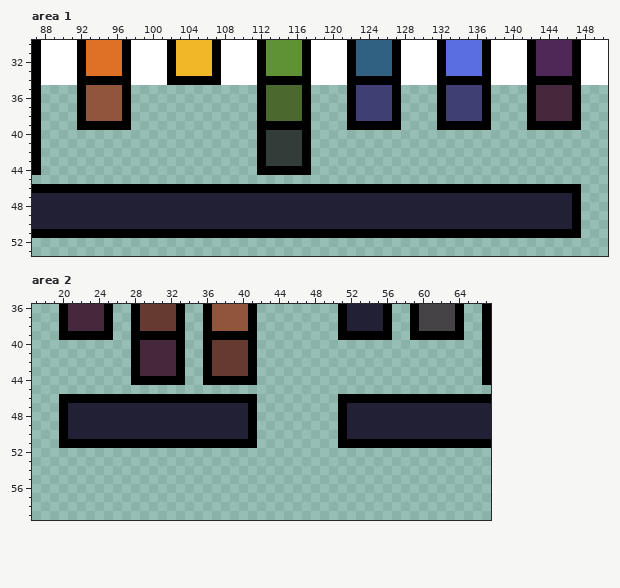
One commit to this pixel-art file: OBJECT TEMPLATE WEEK/2 to color/G 38 Periodic Table [gather palette] [1px].aseprite. The first picture shows the starting point.
160x64 pixels, 1 frame. Shown: area 1: x 87..150, y 30..53; area 2: x 17..67, y 36..59.
New version:
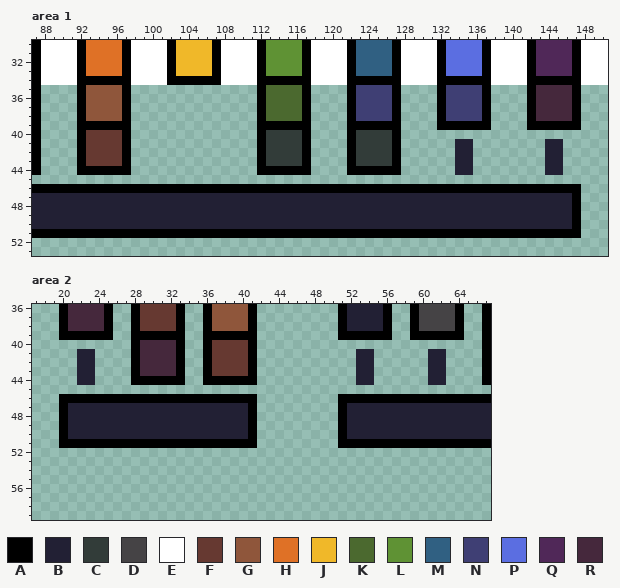
Palette (. is transparent): A #000000  B #222034  C #323c39  D #454345  E #ffffff  F #663931  G #8f563b  H #df7126  J #f0b829  K #4b692f  L #5f9234  M #306082  N #3f3f74  P #5b6ee1  Q #502858  R #45283c
The exact change:
Area 1, layer "Layer 2":
y 40: x 92..97 ...... -> AFFFFA; x 122..127 ...... -> ACCCCA
y 41..43: x 92..97 ...... -> AFFFFA; x 122..127 ...... -> ACCCCA; x 134..135 .. -> BB; x 144..145 .. -> BB
y 44: x 92..97 ...... -> AAAAAA; x 122..127 ...... -> AAAAAA; x 134..135 .. -> BB; x 144..145 .. -> BB
Area 2, layer "Layer 2":
y 41..44: x 22..23 .. -> BB; x 53..54 .. -> BB; x 61..62 .. -> BB
